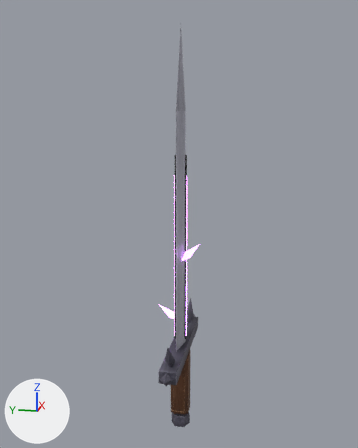
One commit to the FBX model cyclops/export/weapons/MidSword.fbx: the scene before it, then after it.
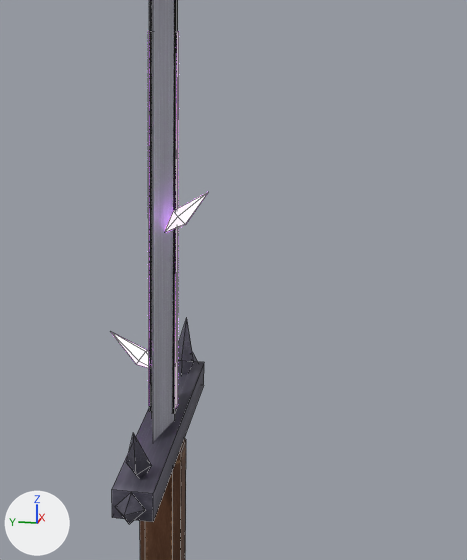
There are two pictures of each version: one whole from a camera (50 mm lens) standing at (-4.44, -0.87, 2.75) and looking at (0.05, 0.03, 1.63), one close up on the part from 31% to 87% of the width and 36% to 90% of the height. The lights are fixed; the arrows at lower left show +X, +Y and +Z. The last two pictures show the newer version. The close-ups show mesh edges as thin lines.

In view in the first close-up: 'Blade', 'Glow', 'Guard', 'Handle'.
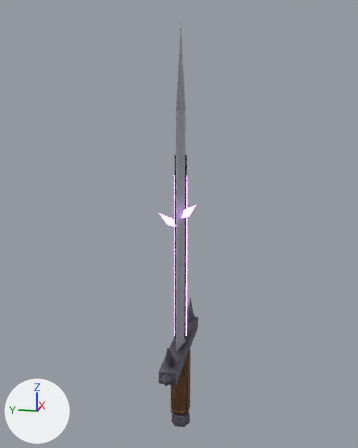
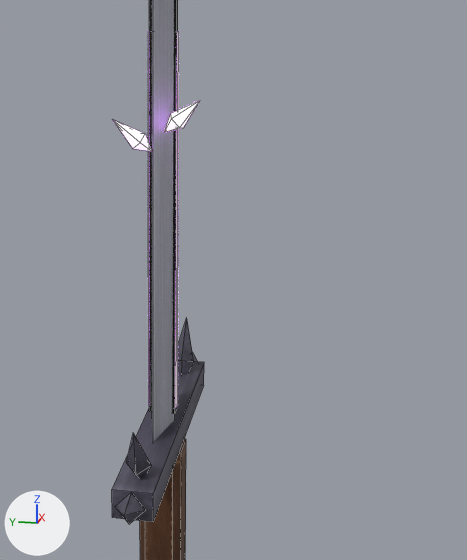
The change, as a diff of the scene's bpy script:
```diff
--- a/cyclops/export/weapons/MidSword.fbx.py
+++ b/cyclops/export/weapons/MidSword.fbx.py
@@ me_glow @@
 # used by ob_glow; location = (0.0, 0.0, 0.0)
-me_glow.from_pydata(...)  # 34 vertices, 42 faces; spans x -0.1..0.07, y -0.19..0.24, z -0.49..2.1
+me_glow.from_pydata(...)  # 34 vertices, 42 faces; spans x -0.16..0.07, y -0.17..0.17, z -0.49..2.1
+# me_glow part 1: the loose piece of 7 vertices spanning x -0.1..-0.02, y -0.19..-0.02, z 1.3..1.46 is scaled about its middle by (-0.977, -0.893, 0.871), then moved by (-0.06, 0.2, 0.32)
+# me_glow part 2: the loose piece of 7 vertices spanning x -0.02..0.06, y 0.02..0.24, z 0.65..0.8 is multiplied about its middle by the matrix ((-0.765, 0.12, -0.005), (-0.119, -0.755, 0.122), (0.014, 0.121, 0.764)), then moved by (-0.13, -0.22, 1.06)
 me_glow.materials.append(mat_glowb046ff)
```

Location of each change, (x1, y1, x2, y2) in pixels of the close-ups (467 x 560 px; the box of a moved part takes in the faces that stretch with it):
'Glow', reshaped (10% narrower)
    before: (111, 31, 208, 408)
    after: (113, 31, 200, 408)
part 1 of me_glow, moved or reshaped
    before: (165, 192, 208, 232)
    after: (113, 120, 153, 152)
part 2 of me_glow, moved or reshaped
    before: (111, 332, 149, 368)
    after: (164, 100, 200, 132)
